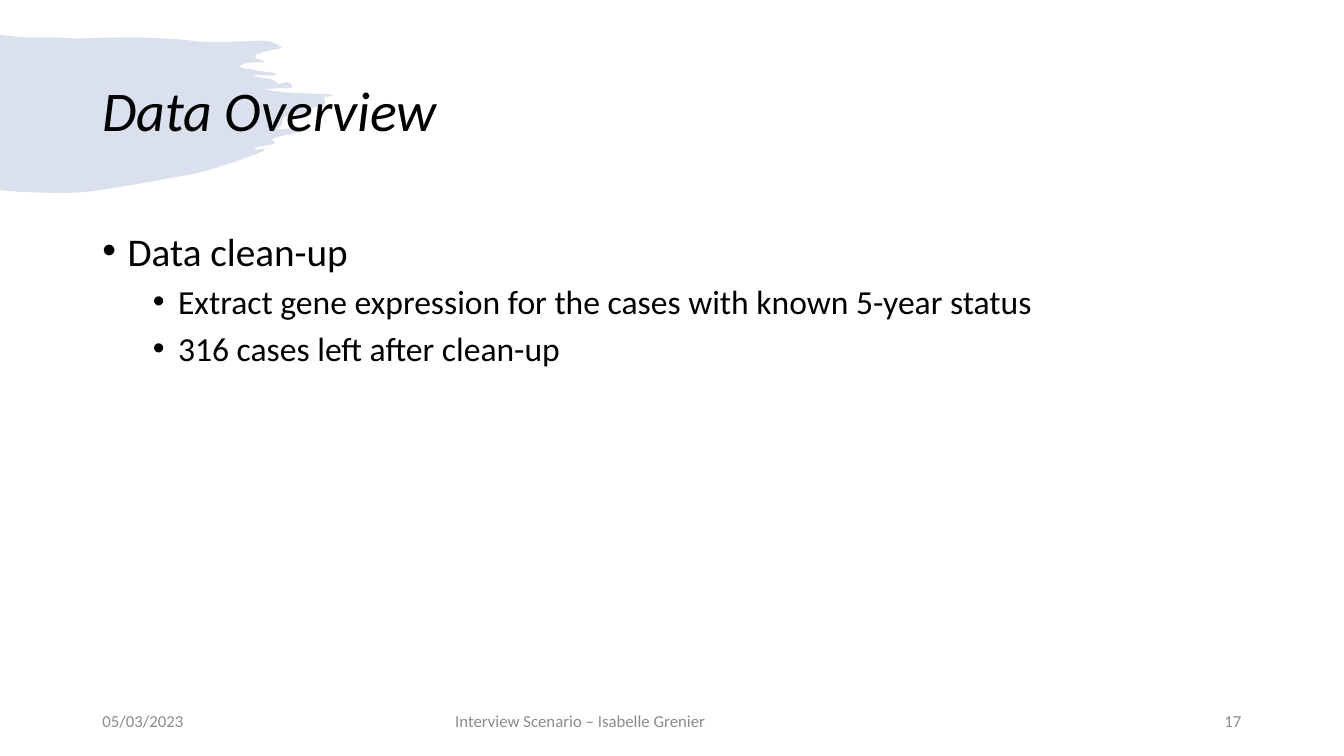
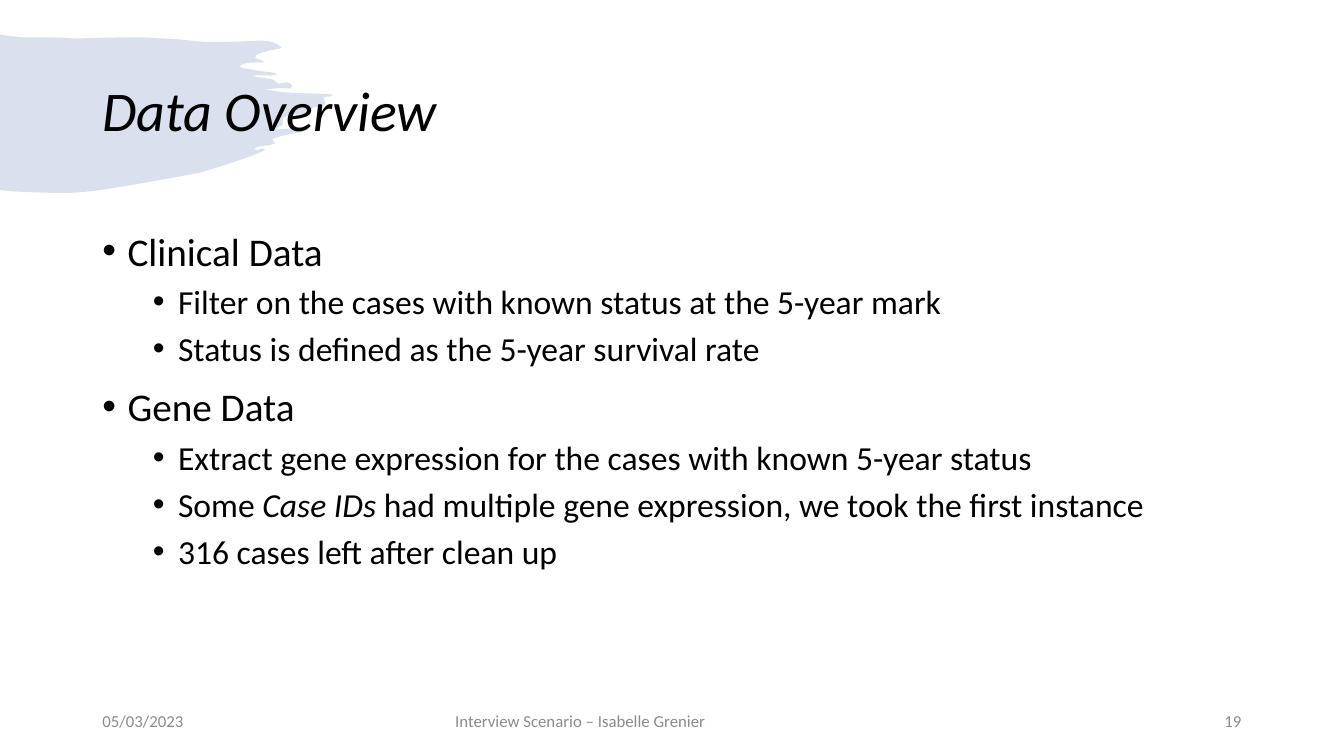
Before and after one commit to igrenier/TCGA_BRCA, a slide deck: slide 19 of presentation_05032023.pptx (slide 17 before the commit). Drawn at 1344x756 pixels with LibreOffice and Linux fonts; fonts in the diff are those of the drawing. Boxes give left, top, right and bottom in pixels: in the first picture for what was removed or moved away, otherwise in the second. Text is boxed around its words. In the diff, an @@ line names an element or a change of style, - is before the commit and + after.

```diff
--- a/presentation_05032023.pptx
+++ b/presentation_05032023.pptx
@@ text at <box>128,238,941,422</box>: text changed; size 28 to 24 pt @@
-• Data clean-up
+• Clinical Data
+  • Filter on the cases with known status at the 5-year mark
+  • Status is defined as the 5-year survival rate
+• Gene Data
@@ text at <box>178,493,1144,570</box>: text changed @@
-  • 316 cases left after clean-up
+  • Some Case IDs had multiple gene expression, we took the first instance
+  • 316 cases left after clean up
@@ page number at <box>1224,716,1241,727</box>: text changed @@
-17
+19
```
Also in this commit, not shown: 4 other slides changed, 3 slides added, 1 slide removed.
